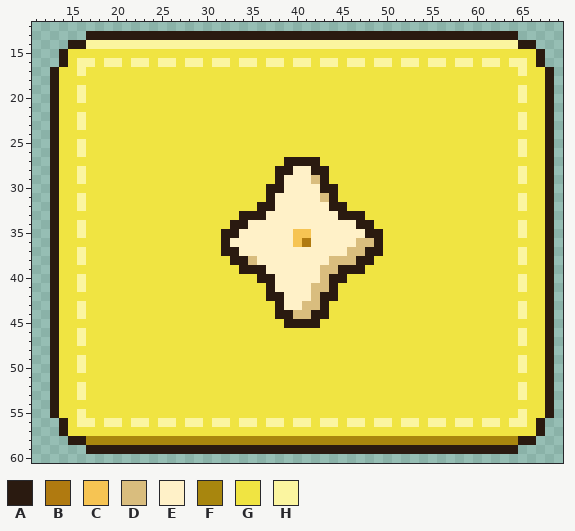
Edited in one commit: pixel-art file (aseprite-source/pfight/v47/strip/tile-strip-trick.aseprite). Above is the file before it was changed.
82x73 pixels, 1 frame. Shown: x 11..69, y 12..60.
Visible layers, top first: "rim", "glyph", "stitch", "light", "shade", "base".
Palette (. is transparent): A #2a1a10  B #b07a10  C #f6c453  D #d9bd7e  E #fff1c8  F #a8860e  G #f0e442  H #fbf5a0
Pixels before (only the part around the change), first column x 11:
12 ...........................................................
13 ......AAAAAAAAAAAAAAAAAAAAAAAAAAAAAAAAAAAAAAAAAAAAAAAA.....
14 ....AAHHHHHHHHHHHHHHHHHHHHHHHHHHHHHHHHHHHHHHHHHHHHHHHHAA...
15 ...AGGGGGGGGGGGGGGGGGGGGGGGGGGGGGGGGGGGGGGGGGGGGGGGGGGGGA..
16 ...AGHHGHHGHHGHHGHHGHHGHHGHHGHHGHHGHHGHHGHHGHHGHHGHHGHHGA..
17 ..AGGHGGGGGGGGGGGGGGGGGGGGGGGGGGGGGGGGGGGGGGGGGGGGGGGGHGGA.
18 ..AGGGGGGGGGGGGGGGGGGGGGGGGGGGGGGGGGGGGGGGGGGGGGGGGGGGGGGA.
19 ..AGGHGGGGGGGGGGGGGGGGGGGGGGGGGGGGGGGGGGGGGGGGGGGGGGGGHGGA.
20 ..AGGHGGGGGGGGGGGGGGGGGGGGGGGGGGGGGGGGGGGGGGGGGGGGGGGGHGGA.
21 ..AGGGGGGGGGGGGGGGGGGGGGGGGGGGGGGGGGGGGGGGGGGGGGGGGGGGGGGA.
22 ..AGGHGGGGGGGGGGGGGGGGGGGGGGGGGGGGGGGGGGGGGGGGGGGGGGGGHGGA.
23 ..AGGHGGGGGGGGGGGGGGGGGGGGGGGGGGGGGGGGGGGGGGGGGGGGGGGGHGGA.
24 ..AGGGGGGGGGGGGGGGGGGGGGGGGGGGGGGGGGGGGGGGGGGGGGGGGGGGGGGA.
25 ..AGGHGGGGGGGGGGGGGGGGGGGGGGGGGGGGGGGGGGGGGGGGGGGGGGGGHGGA.
26 ..AGGHGGGGGGGGGGGGGGGGGGGGGGGGGGGGGGGGGGGGGGGGGGGGGGGGHGGA.
27 ..AGGGGGGGGGGGGGGGGGGGGGGGGGAAAAGGGGGGGGGGGGGGGGGGGGGGGGGA.
28 ..AGGHGGGGGGGGGGGGGGGGGGGGGAAEEAAGGGGGGGGGGGGGGGGGGGGGHGGA.
29 ..AGGHGGGGGGGGGGGGGGGGGGGGGAEEEDAGGGGGGGGGGGGGGGGGGGGGHGGA.
30 ..AGGGGGGGGGGGGGGGGGGGGGGGAAEEEEAAGGGGGGGGGGGGGGGGGGGGGGGA.
31 ..AGGHGGGGGGGGGGGGGGGGGGGGAEEEEEDAGGGGGGGGGGGGGGGGGGGGHGGA.
32 ..AGGHGGGGGGGGGGGGGGGGGGGAAEEEEEEAAGGGGGGGGGGGGGGGGGGGHGGA.
33 ..AGGGGGGGGGGGGGGGGGGGGAAAEEEEEEEEAAAGGGGGGGGGGGGGGGGGGGGA.
34 ..AGGHGGGGGGGGGGGGGGGGAAEEEEEEEEEEEEAAGGGGGGGGGGGGGGGGHGGA.
35 ..AGGHGGGGGGGGGGGGGGGAAEEEEEECCEEEEEEAAGGGGGGGGGGGGGGGHGGA.
36 ..AGGGGGGGGGGGGGGGGGGAEEEEEEECBEEEEEDDAGGGGGGGGGGGGGGGGGGA.
37 ..AGGHGGGGGGGGGGGGGGGAAEEEEEEEEEEEEDDAAGGGGGGGGGGGGGGGHGGA.
38 ..AGGHGGGGGGGGGGGGGGGGAADEEEEEEEEDDDAAGGGGGGGGGGGGGGGGHGGA.
39 ..AGGGGGGGGGGGGGGGGGGGGAAAEEEEEEDDAAAGGGGGGGGGGGGGGGGGGGGA.
40 ..AGGHGGGGGGGGGGGGGGGGGGGAAEEEEEDAAGGGGGGGGGGGGGGGGGGGHGGA.
41 ..AGGHGGGGGGGGGGGGGGGGGGGGAEEEEDDAGGGGGGGGGGGGGGGGGGGGHGGA.
42 ..AGGGGGGGGGGGGGGGGGGGGGGGAAEEEDAAGGGGGGGGGGGGGGGGGGGGGGGA.
43 ..AGGHGGGGGGGGGGGGGGGGGGGGGAEEDDAGGGGGGGGGGGGGGGGGGGGGHGGA.
44 ..AGGHGGGGGGGGGGGGGGGGGGGGGAADDAAGGGGGGGGGGGGGGGGGGGGGHGGA.
45 ..AGGGGGGGGGGGGGGGGGGGGGGGGGAAAAGGGGGGGGGGGGGGGGGGGGGGGGGA.
46 ..AGGHGGGGGGGGGGGGGGGGGGGGGGGGGGGGGGGGGGGGGGGGGGGGGGGGHGGA.
47 ..AGGHGGGGGGGGGGGGGGGGGGGGGGGGGGGGGGGGGGGGGGGGGGGGGGGGHGGA.
48 ..AGGGGGGGGGGGGGGGGGGGGGGGGGGGGGGGGGGGGGGGGGGGGGGGGGGGGGGA.
49 ..AGGHGGGGGGGGGGGGGGGGGGGGGGGGGGGGGGGGGGGGGGGGGGGGGGGGHGGA.
50 ..AGGHGGGGGGGGGGGGGGGGGGGGGGGGGGGGGGGGGGGGGGGGGGGGGGGGHGGA.
51 ..AGGGGGGGGGGGGGGGGGGGGGGGGGGGGGGGGGGGGGGGGGGGGGGGGGGGGGGA.
52 ..AGGHGGGGGGGGGGGGGGGGGGGGGGGGGGGGGGGGGGGGGGGGGGGGGGGGHGGA.
53 ..AGGHGGGGGGGGGGGGGGGGGGGGGGGGGGGGGGGGGGGGGGGGGGGGGGGGHGGA.
54 ..AGGGGGGGGGGGGGGGGGGGGGGGGGGGGGGGGGGGGGGGGGGGGGGGGGGGGGGA.
55 ..AGGHGGGGGGGGGGGGGGGGGGGGGGGGGGGGGGGGGGGGGGGGGGGGGGGGHGGA.
56 ...AGHHGHHGHHGHHGHHGHHGHHGHHGHHGHHGHHGHHGHHGHHGHHGHHGHHGA..
57 ...AGGGGGGGGGGGGGGGGGGGGGGGGGGGGGGGGGGGGGGGGGGGGGGGGGGGGA..
58 ....AAFFFFFFFFFFFFFFFFFFFFFFFFFFFFFFFFFFFFFFFFFFFFFFFFAA...
59 ......AAAAAAAAAAAAAAAAAAAAAAAAAAAAAAAAAAAAAAAAAAAAAAAA.....
60 ...........................................................
Once edited:
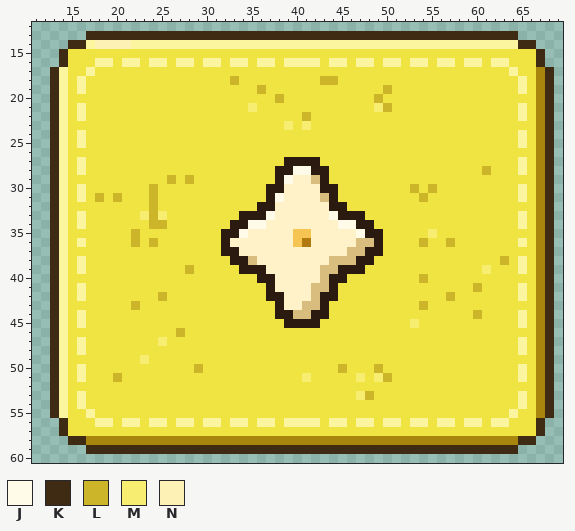
Colours new in this view: J #fffbe8  K #3f2a14  L #ccb528  M #f6ed71  N #fef1b5
Difference:
layer "grain" added
Changed rows in their new state; - is an unchanged pixel.
first column x 13:
13 ----KKKKKKKKKKKKKKKKKKKKKKKKKKKKKKKKKKKKKKKKKKKKKKKK----
14 --KK-NNNN-------------------------------------------KK--
15 -K----------------------------------------------------K-
16 -K-GGH-GH-GH-GH-GH-GH-GH-GH--HG-HG-HG-HG-HG-HG-HG-HGG-K-
17 KH-GH----------------------------------------------HG-FK
18 KH-H----------------L---------LL--------------------H-FK
19 KH---------------------L-------------L----------------FK
20 KH-G---------------------L----------L---------------G-FK
21 KH-H------------------M-------------ML--------------H-FK
22 KH--------------------------L-------------------------FK
23 KH-G----------------------M-M-----------------------G-FK
24 KH-H------------------------------------------------H-FK
25 KH----------------------------------------------------FK
26 KH-G------------------------------------------------G-FK
27 KH-H------------------------------------------------H-FK
28 KH-------------------------JJ-------------------L-----FK
29 KH-G---------L-L----------J-------------------------G-FK
30 KH-H-------L----------------------------L-L---------H-FK
31 KH---L-L---L-------------J---------------L------------FK
32 KH-G-------L----------------------------------------G-FK
33 KH-H------MLM-----------J------J--------------------H-FK
34 KH---------LL---------JJ--------JJ--------------------FK
35 KH-G-----L-----------J------------J-------M---------G-FK
36 KH-H-----L-L-----------------------------L--L-------H-FK
37 KH-G------------------------------------------------G-FK
38 KH------------------------------------------------L---FK
39 KH-H-----------L--------------------------------M---H-FK
40 KH-G-------------------------------------L----------G-FK
41 KH---------------------------------------------L------FK
42 KH-H--------L-------------------------------L-------H-FK
43 KH-G-----L-------------------------------L----------G-FK
44 KH---------------------------------------------L------FK
45 KH-H------------------------------------M-----------H-FK
46 KH-G----------L-------------------------------------G-FK
47 KH----------M-----------------------------------------FK
48 KH-H------------------------------------------------H-FK
49 KH-G------M-----------------------------------------G-FK
50 KH--------------L---------------L---L-----------------FK
51 KH-H---L--------------------M-----M-ML--------------H-FK
52 KH-G------------------------------------------------G-FK
53 KH--------------------------------ML------------------FK
54 KH-H------------------------------------------------H-FK
55 KH-GH----------------------------------------------HG-FK
56 -K-GGH-GH-GH-GH-GH-GH-GH-GH--HG-HG-HG-HG-HG-HG-HG-HGG-K-
57 -K----------------------------------------------------K-
58 --KK------------------------------------------------KK--
59 ----KKKKKKKKKKKKKKKKKKKKKKKKKKKKKKKKKKKKKKKKKKKKKKKK----
Changed places in both pictures, as pixel boxes (x1, y1, x2, y2):
changed: (50, 31, 554, 454)
